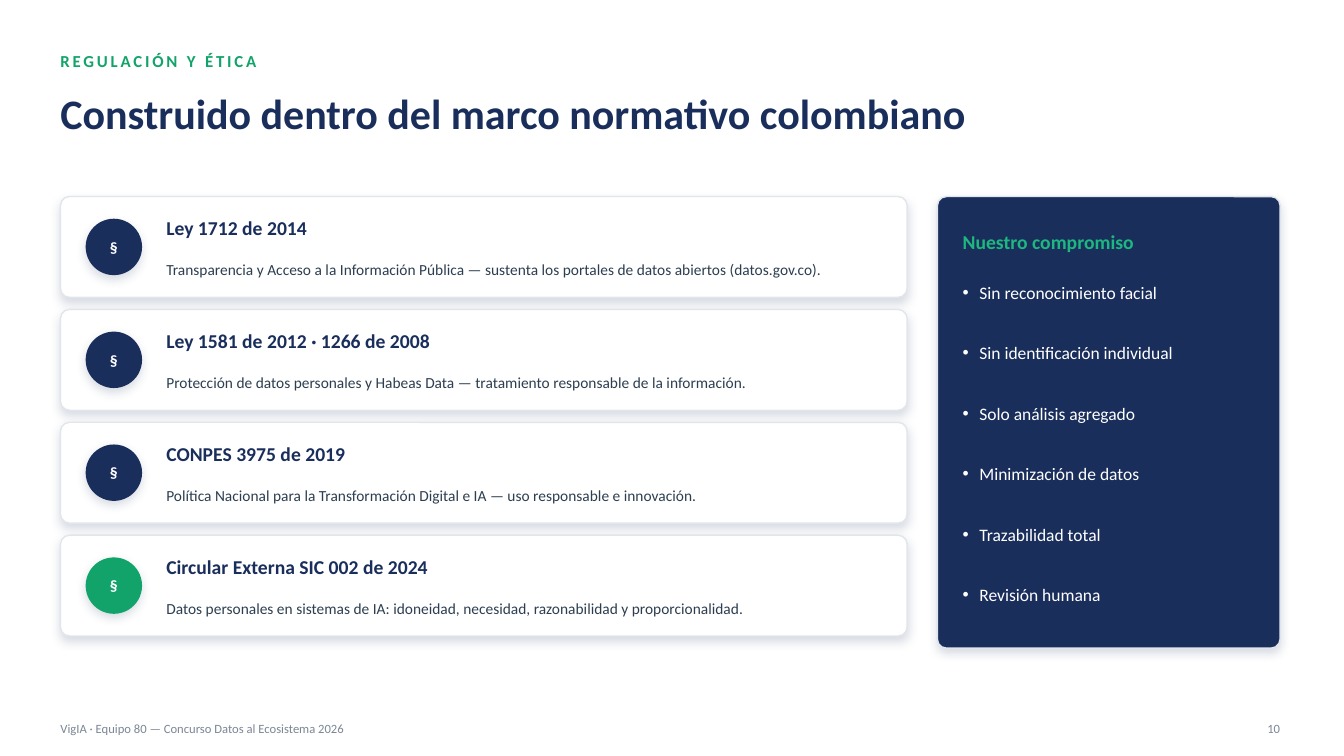
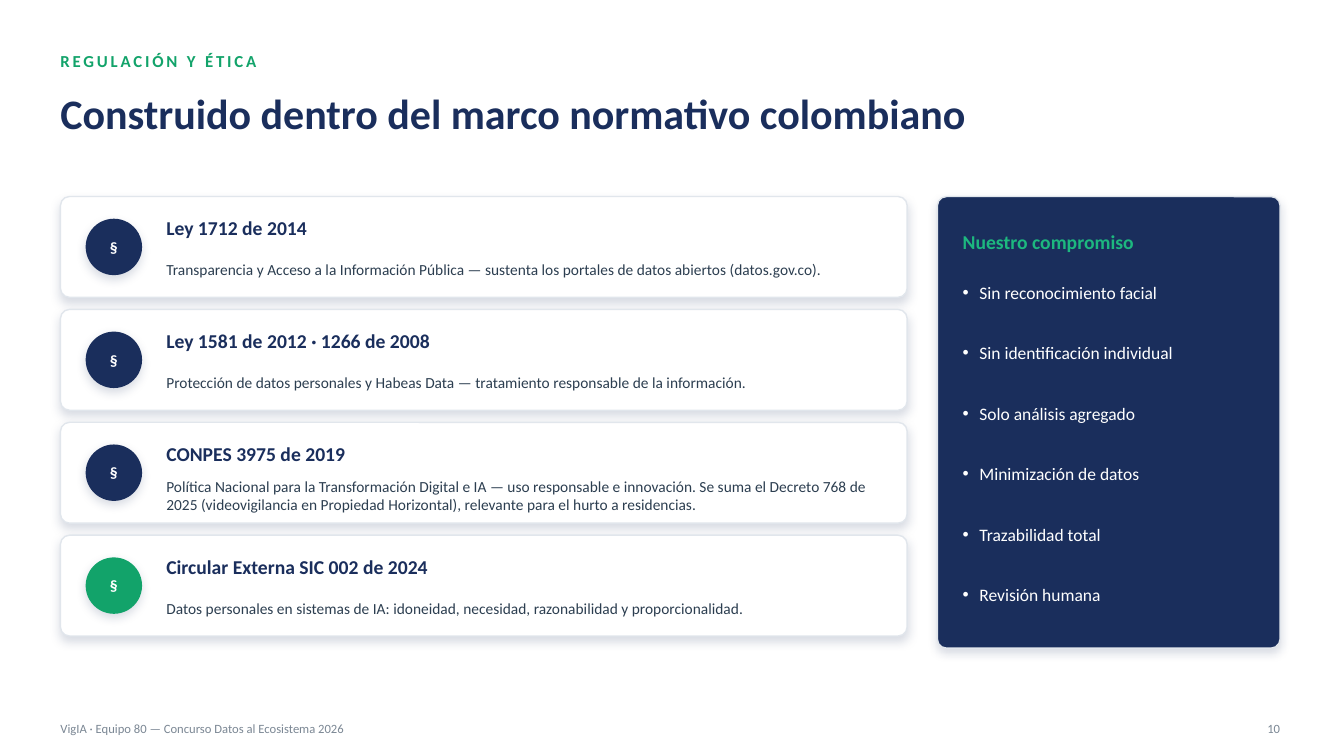
Before and after one commit to iandresnovaf/vigia, a slide deck: slide 12 of docs/presentacion/VigIA-Equipo80.pptx (slide 11 before the commit). Drawn at 1344x756 pixels with LibreOffice and Linux fonts; fonts in the diff are those of the drawing. Boxes give left, top, right and bottom in pixels: in the first picture for what was removed or moved away, otherwise in the second. Text is boxed around its words. In the diff, an @@ line names an element or a change of style, - is before the commit and + after.

```diff
--- a/docs/presentacion/VigIA-Equipo80.pptx
+++ b/docs/presentacion/VigIA-Equipo80.pptx
@@ text at [166,481,866,513]: text changed @@
-Política Nacional para la Transformación Digital e IA — uso responsable e innovación.
+Política Nacional para la Transformación Digital e IA — uso responsable e innovación. Se suma el Decreto 768 de 2025 (videovigilancia en Propiedad Horizontal), relevante para el hurto a residencias.
```
Also in this commit, not shown: 14 other slides changed, 1 slide added.
